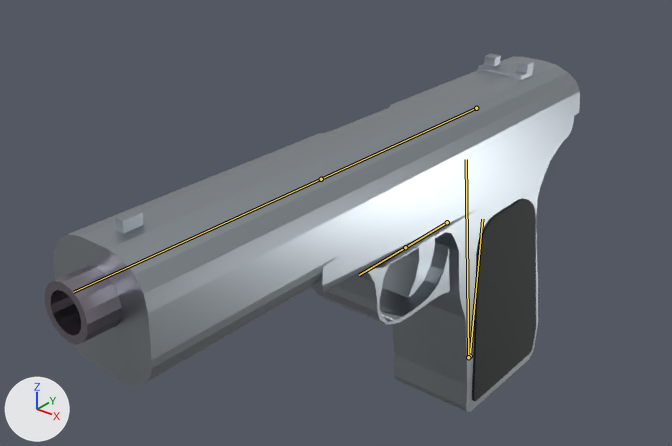
The FBX model Assets/Meshes/Weapons/MLE1903.fbx as it was, and as the next commit left it.
Both versions are drawn from a camera (50 mm lens) standing at (0.135, -0.212, 0.122) and looking at (-0.02, -0.019, 0.003). Arrows for +X, +Y and +Z are at lower left; the lights stay in place. The first picture is the older version. Both versions are drawn at frame 8 of the action 'RootBone|Shoot'; the numbers are the values there. The bones that change, and the others that lie on the model, are drawn over the model as lines.

Objects in the first picture: 'Barrel', 'Grip', 'Grip Guard', 'RearSight', 'Slide', 'Trigger', 'Trigger Guard' and 1 more.
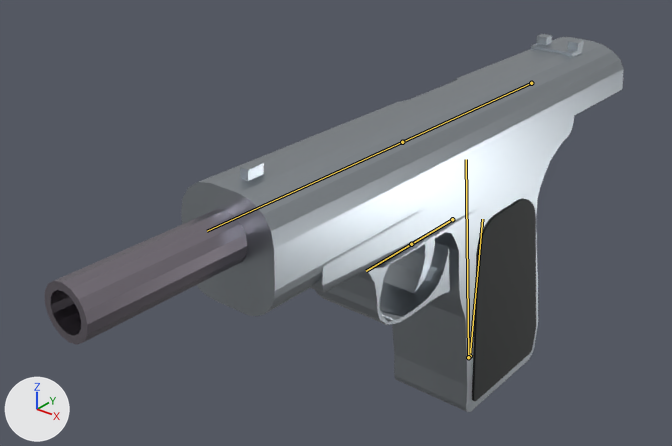
What differs and where, as boxes (x1, y1, x2, y2) in the pictures (672 x 446 px):
'Slide', posed (16% narrower, 15% shorter): before (54, 57, 580, 386); after (181, 37, 623, 316)
'Trigger', posed: before (382, 239, 435, 298); after (383, 239, 435, 293)
'RearSight', posed (9% narrower, 11% shorter): before (477, 54, 534, 80); after (531, 34, 583, 57)
'FrontSight', posed (17% narrower, 12% shorter): before (115, 210, 144, 233); after (240, 161, 264, 181)
'Barrel', unchanged, uncovered by the edit: before (45, 266, 122, 345); after (45, 209, 248, 345)
bone 'Slide', root to tip: before (476, 108) to (321, 179); after (531, 83) to (402, 142)
bone 'Trigger', root to tip: before (447, 222) to (405, 247); after (452, 219) to (411, 244)

The change in detail:
Bone 'Slide' (bone_slide) moves from (0.0, -0.0036, 0.0) to (0.0, -0.0385, 0.0).
Bone 'Trigger' (bone_trigger) moves from (0.0, 0.0, 0.0) to (0.0, -0.0031, 0.0).
